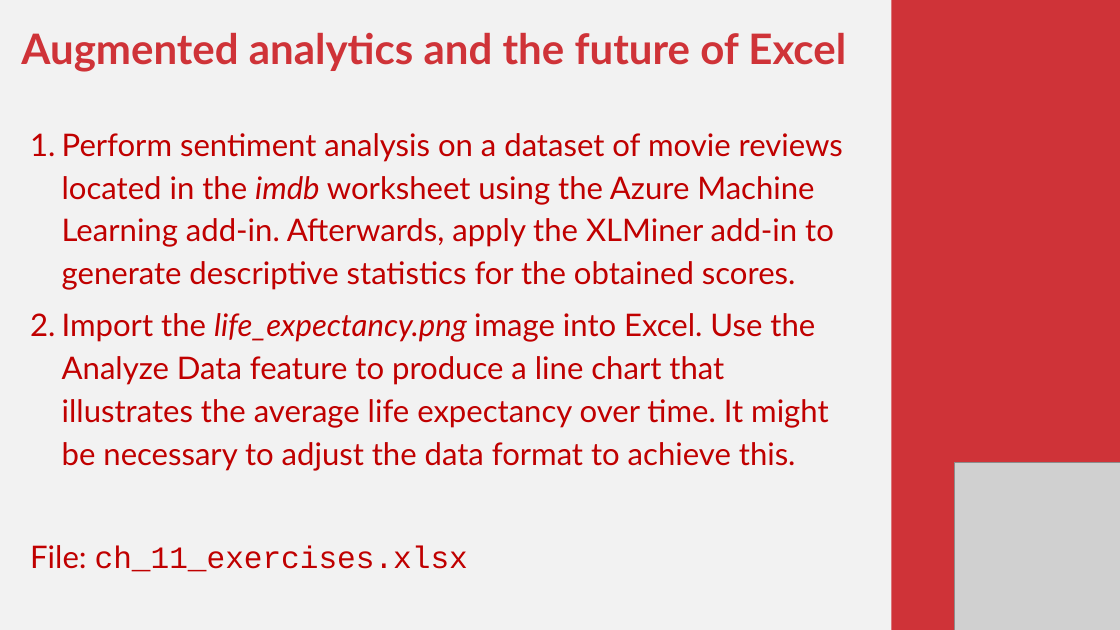
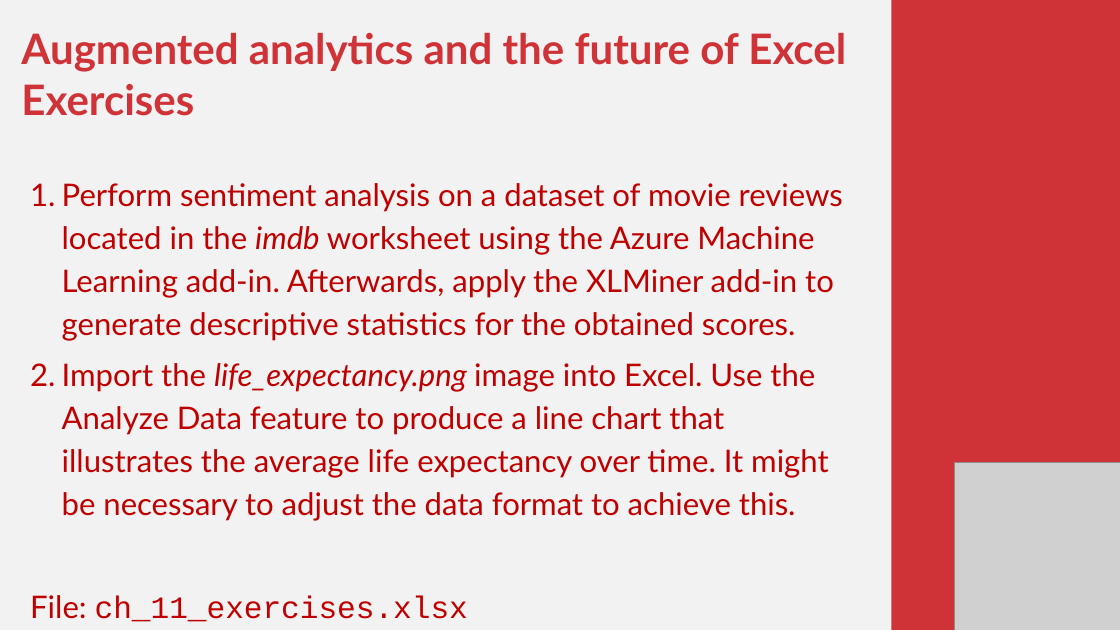
Before and after one commit to stringfestdata/modern-analytics-excel-book, a slide deck: slide 11 of exercises/mdae-exercises-by-chapter.pptx (slide 10 before the commit). Drawn at 1120x630 pixels with LibreOffice and Linux fonts; fonts in the diff are those of the drawing; grey boxes stand for pictures. Boxes give left, top, right and bottom in pixels: in the first picture for what was removed or moved away, otherwise in the second. Text is boxed around its words. In the diff, an @@ line names an element or a change of style, - is before the commit and + after.

```diff
--- a/exercises/mdae-exercises-by-chapter.pptx
+++ b/exercises/mdae-exercises-by-chapter.pptx
@@ text at (21,33,846,116): text changed @@
-Augmented analytics and the future of Excel
+Augmented analytics and the future of Excel Exercises
```
Also in this commit, not shown: 9 other slides changed, 1 slide added.
